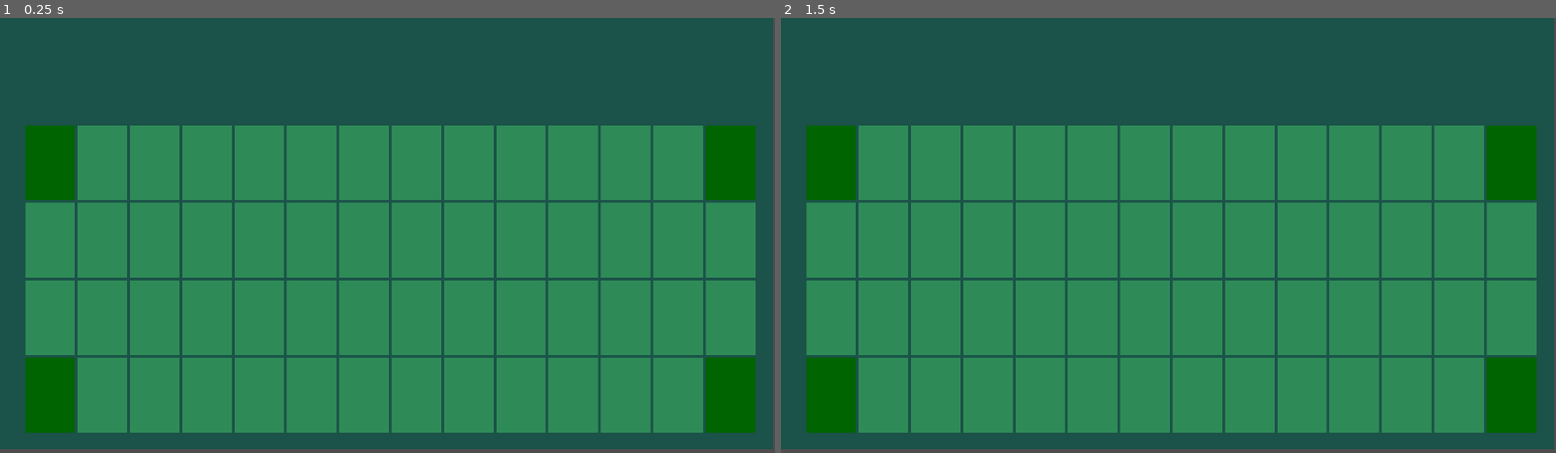
Above: before the commit, frames 1-2 (left to right).
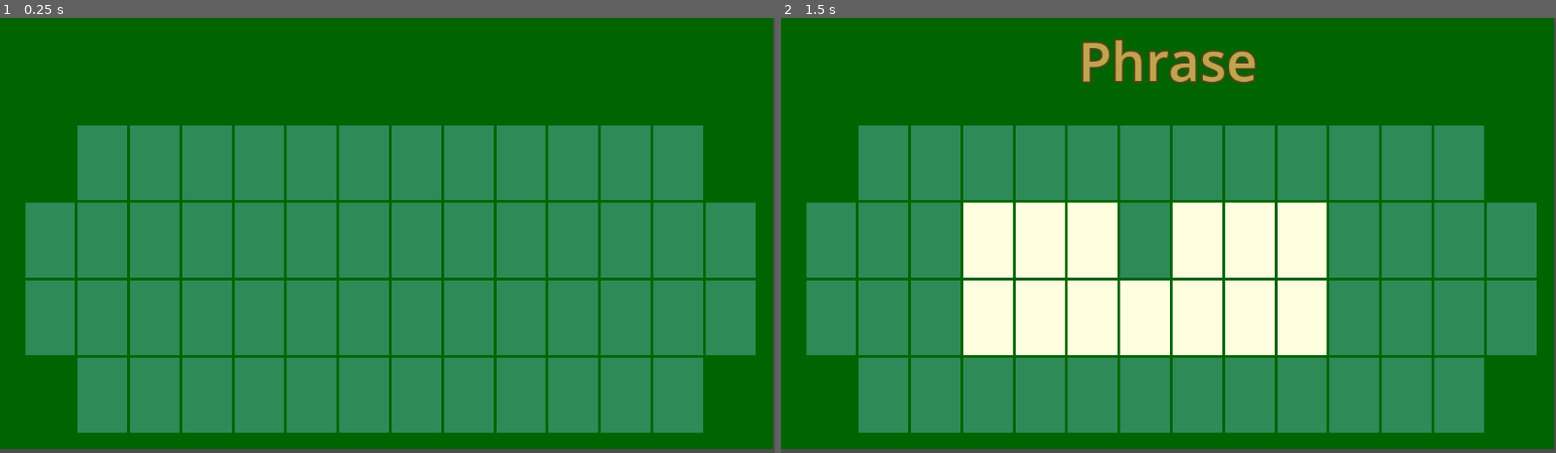
Above: after the commit, the same moments.

Repository: rsburke4/RoundThingOfRiches
Game: Godot game, scene res://Puzzle/puzzle.tscn
The game is run twice, just before and just after one commit, with the same random seed, the same clock (stepped at 60 frames per second) and the same inputs.
Inputs:
- Up to frame 1 (0.25 s): no input
- Up to frame 2 (1.5 s): tap Enter (enter_press) at 0.5, 0.6, 1.35 s; tap Space at 1.25 s

The runs differ from the first frame. In frame 1, 38% of the frame differs, in the area x 0-100%, y 0-100%; in frame 2, 52%.

Commit message:
added functionality for letter guessing (to be replaced during integration) and assigning a game state; added enum for puzzle (game) state as an AutoLoad

Diff:
--- a/Puzzle/Puzzle.gd
+++ b/Puzzle/Puzzle.gd
@@ -1,7 +1,12 @@
 extends Node2D
 
-# temp
-var guess
+@export var State = PuzzleConst.STATE_EMPTY
+
+# globals used until it is determined if they should be globals or not
+var guess = ""
+var guesses = [""]
+var tiles_used = [[0,0],[0,0],[0,0],[0,0]]  # will hold the first and last tiles used for the puzzle
+var rem_guesses = 0  # will hold the total number of letters in the answer
 
 # JSON parsing based off example in Godot documentation:
 # https://docs.godotengine.org/en/stable/classes/class_json.html
@@ -14,13 +19,23 @@
 
 # Called every frame. 'delta' is the elapsed time since the previous frame.
 func _process(delta):
-	var tiles_used = [[0,0],[0,0],[0,0],[0,0]]  # will hold the first and last tiles used for the puzzle
+	#var tiles_used = [[0,0],[0,0],[0,0],[0,0]]  # will hold the first and last tiles used for the puzzle
 	# as a test, create a new puzzle when the screen is clicked
 	# TODO - replace this with signals, as appropriate, during integration steps
-	if Input.is_action_just_pressed("enter_press"):
+	# The second condition prevents resetting the puzzle in the middle of a game
+	if Input.is_action_just_pressed("enter_press") and State in [PuzzleConst.STATE_EMPTY, PuzzleConst.STATE_GAMEOVER]:
 		tiles_used = create_new_puzzle()
+		State = PuzzleConst.STATE_PLAYING
 
 	# TODO - add searching for letters
+	# Only do this while in "playing" state
+	if not (guess in guesses) and State == PuzzleConst.STATE_PLAYING:
+		var count = evaluate_guess(guess, tiles_used)
+		print("Count of letter " + guess + " found = " + str(count))
+		guesses.append(guess)
+
+		if rem_guesses == 0:
+			State = PuzzleConst.STATE_GAMEOVER
 
 # TODO - this can be replaced with signals from clicking on the letter grid, which
 # may be more reliable and cleaner...
@@ -32,10 +47,6 @@
 		# getting letter is based on example in documentation:
 		# https://docs.godotengine.org/en/stable/classes/class_inputeventkey.html
 		guess = OS.get_keycode_string(event.key_label)
-		print(guess)
-		var count = evaluate_guess(guess, tiles_used)
-		print("Count of letter " + guess + " found = " + str(count))
-
 
 func create_new_puzzle():
 	reset_puzzle()
@@ -133,6 +144,9 @@
 					if cur_line[i] in ["-", "'"]:
 						tile.change_state(TileConst.STATE_HIGHLIGHT)
 						tile.change_state(TileConst.STATE_SHOW)
+					else:
+						rem_guesses+=1  # increase this for each (letter) tile added
+
 	return loc
 
 func reset_puzzle():
@@ -149,6 +163,7 @@
 
 func evaluate_guess(c, ind):
 	var count = 0
+
 	for l in range(1,5):  # for each line (1 to 4)...
 		if ind[l-1][1]-ind[l-1][0] > 0:  # if the line contains letters...
 			var grid = get_node("PuzzleGrid/Line" + str(l) + "Grid");  # get the line from the grid
@@ -157,9 +172,11 @@
 				# note this works with range() bc ind[l][1] is 1+ last tile loc
 				var tile = grid.get_node("Tile" + str(t))  # get the tile from the line
 				var letter = tile.get_node("Letter").text
+
 				if c.to_upper() == letter.to_upper():
 					tile.letter_found()
 					count+=1
+					rem_guesses-=1  # reduce the number of guesses by one for each tile turned
 				else:
 					get_node("Background").color = Color.DARK_RED
 					$WrongGuessTimer.start()
--- a/Puzzle/puzzle.tscn
+++ b/Puzzle/puzzle.tscn
@@ -1,10 +1,10 @@
 [gd_scene load_steps=3 format=3 uid="uid://gsf4ctc5makr"]
 
-[ext_resource type="Script" path="res://Puzzle.gd" id="1_yxdv1"]
+[ext_resource type="Script" path="res://Puzzle/Puzzle.gd" id="1_01ibg"]
 [ext_resource type="Script" path="res://Puzzle/PuzzleGrid.gd" id="2_we101"]
 
 [node name="Puzzle" type="Node2D"]
-script = ExtResource("1_yxdv1")
+script = ExtResource("1_01ibg")
 
 [node name="Background" type="ColorRect" parent="."]
 offset_right = 1149.0
--- /dev/null
+++ b/Puzzle/puzzle_const.gd
@@ -0,0 +1,7 @@
+extends Node
+
+# this script is used in AutoLoad to have these constants available to all scripts
+# References: https://docs.godotengine.org/en/3.0/getting_started/step_by_step/singletons_autoload.html
+
+# enumeration for puzzle state
+enum {STATE_EMPTY, STATE_PLAYING, STATE_GAMEOVER}
--- a/project.godot
+++ b/project.godot
@@ -18,6 +18,7 @@
 [autoload]
 
 TileConst="*res://Puzzle/tile_const.gd"
+PuzzleConst="*res://Puzzle/puzzle_const.gd"
 
 [dotnet]
 
